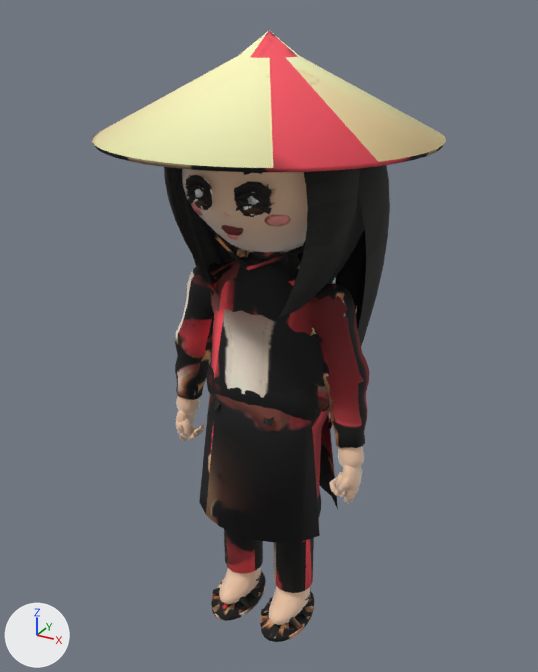
One commit to the glTF model models/villager-mai.glb: the scene before it, then after it.
Rendered twice from a 50 mm camera at (1.019, -1.848, 1.967) aimed at (-0.014, 0.032, 1.027). The axes (+X, +Y, +Z) are drawn at lower left. The lights are the same throughout. The picture after the commit comes second. Vertices at exactly the same position are counted once.
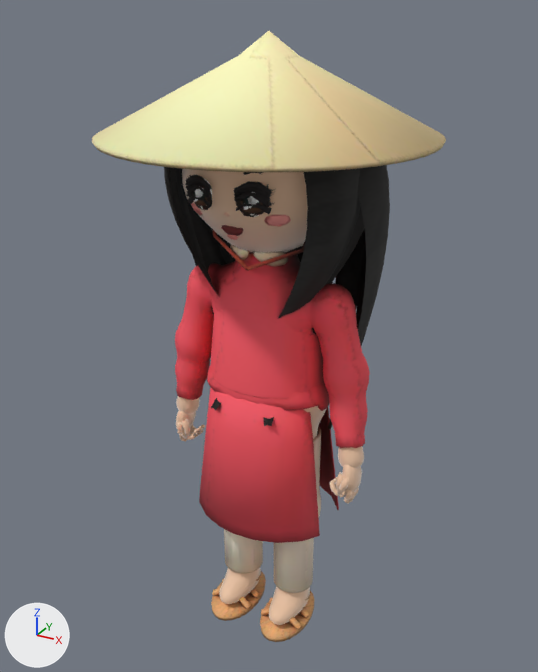
The change, as a list of edits to the scene's bpy script:
```text
Change mat_lit_body:
    where n3 = _N.new('ShaderNodeMapping'); n3.name = 'Mapping'
    n3.inputs[1].default_value: (0.00314, -14.83, 0.0) -> (0.00323, -14.86, 0.0)  # 'Location'
    n3.inputs[3].default_value: (11.08, 15.83, 1.0) -> (11.1, 15.85, 1.0)  # 'Scale'
Change mat_lit_hat:
    where n3 = _N.new('ShaderNodeMapping'); n3.name = 'Mapping'
    n3.inputs[1].default_value: (0.00314, -13.84, 0.0) -> (0.00323, -13.57, 0.0)  # 'Location'
    n3.inputs[3].default_value: (10.52, 14.76, 1.0) -> (10.2, 14.48, 1.0)  # 'Scale'
Change me_mesh_0:
    used by ob_mesh_0; location = (0.0, 0.0, 0.0)
    remove me_mesh_0.from_pydata(...)  # 8068 vertices, 15904 faces; spans x -0.34..0.36, y -0.23..0.23, z 0.0..1.79
    add me_mesh_0.from_pydata(...)  # 8076 vertices, 15904 faces; spans x -0.34..0.36, y -0.23..0.23, z 0.0..1.79
    me_mesh_0 part 1: 243 vertices moved within x -0.33..0.34, y -0.23..0.14, z 0.02..1.79; 1289 vertices removed from x -0.33..0.34, y -0.23..0.2, z 0.02..1.79; 1297 vertices added at x -0.34..0.35, y -0.23..0.21, z 0.02..1.79
    me_mesh_0 part 2: 3894 kept faces spanning x -0.34..0.35, y -0.2..0.19, z 0.0..1.39 get new texture (UV) coordinates
Change me_mesh_14:
    where me_mesh_14.from_pydata(...)  # 194 vertices, 352 faces; spans x -0.479..0.479, y -0.474..0.484, z 1.29..1.915
    used by ob_mesh_14; location = (0.0, 0.0, 0.0)
    me_mesh_14 part 3: texture (UV) coordinates of 189 of 352 faces, centred in x -0.476..0.474, y -0.462..0.48, z 1.311..1.873, changed; they spanned u 0.0..0.06, v 0.94..1.0 and now span u 0.0..0.06, v 0.94..1.0
```

Where the change shows, as pixel boxes (x1, y1, x2, y2) in the pictures (538 x 672 px; the box of a moved part takes in the faces that stretch with it):
'Mesh_0', surface changed, reshaped (black to red)
    both: (175, 169, 370, 642)
'Mesh_14', surface changed
    both: (92, 31, 446, 271)
part 1 of me_mesh_0, moved or reshaped
    both: (175, 169, 368, 619)
part 2 of me_mesh_0, surface changed (black to red)
    both: (175, 244, 365, 642)
part 3 of me_mesh_14, surface changed
    both: (93, 31, 443, 271)
